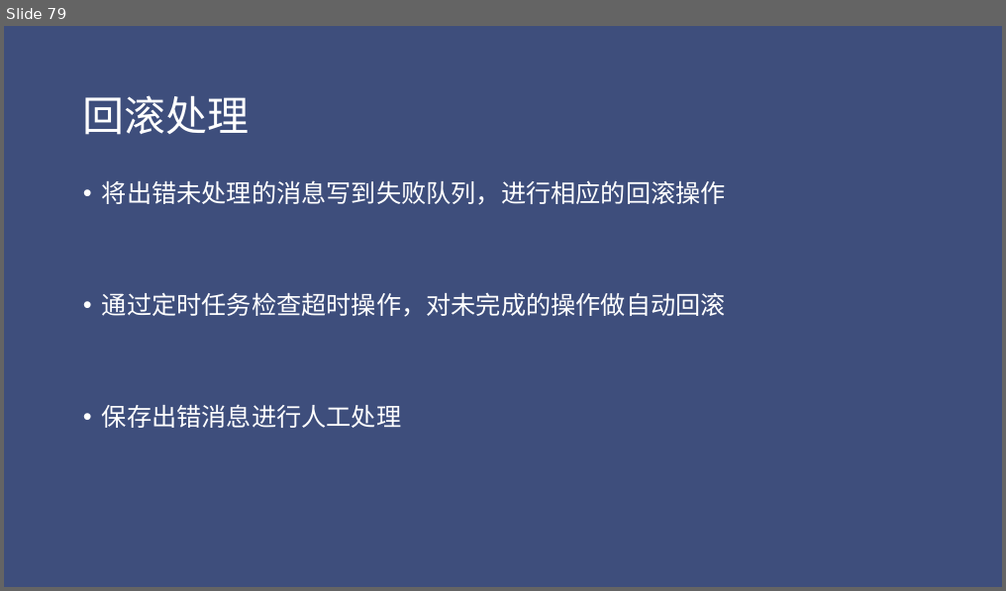
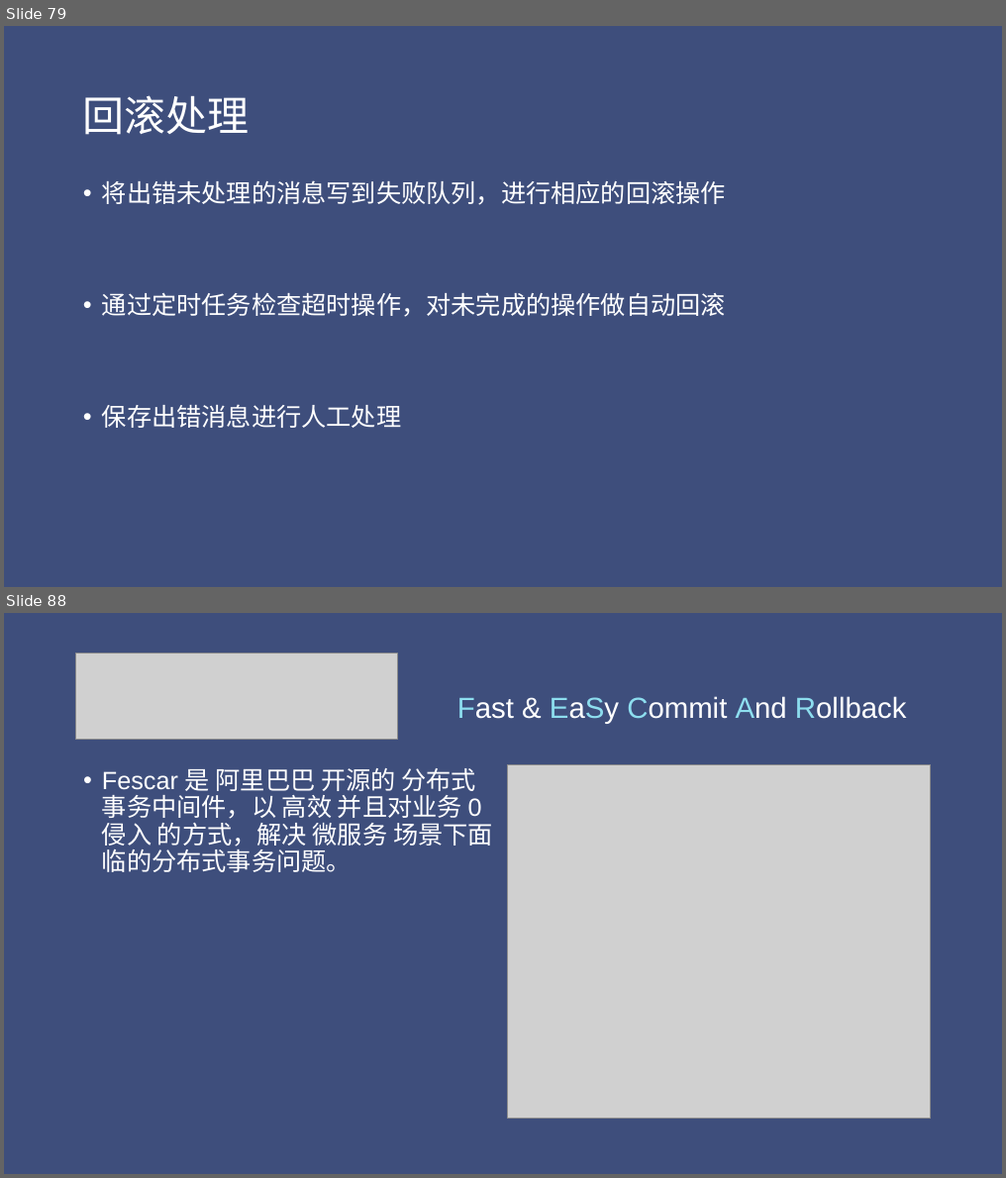
Before and after one commit to jungle0127/springcloudstudy, a slide deck: docs/distributedsystemtransaction.pptx. Shown one above the other, each under a label of ours: slide 79 before the commit, slides 79 and 88 after it; the slides between them are not shown. The pictures are 1006x591 and 1006x1178 pixels, drawn with LibreOffice and Linux fonts; fonts in the diff are those of the drawing; grey boxes stand for pictures. Boxes give left, top, right and bottom in pixels: in the first picture for what was removed or moved away, otherwise in the second. Text is boxed around its words. In the diff, an @@ line names an element or a change of style, - is before the commit and + after.

```diff
--- a/docs/distributedsystemtransaction.pptx
+++ b/docs/distributedsystemtransaction.pptx
@@ slide 88 added at [4, 613, 1002, 1174], background #3E4E7C @@
@@ picture added at [76, 654, 398, 740] @@
@@ title added at [457, 696, 907, 723], 28 pt, text #FFFFFF @@
+Fast & EaSy Commit And Rollback
@@ text added at [102, 768, 493, 872], 24 pt, text #FFFFFF @@
+• Fescar 是 阿里巴巴 开源的 分布式事务中间件，以 高效 并且对业务 0 侵入 的方式，解决 微服务 场景下面临的分布式事务问题。
@@ picture added at [508, 765, 931, 1119] @@
```
Also in this commit, not shown: 6 slides changed, 6 other slides added, 1 slide removed, 9 other files.
